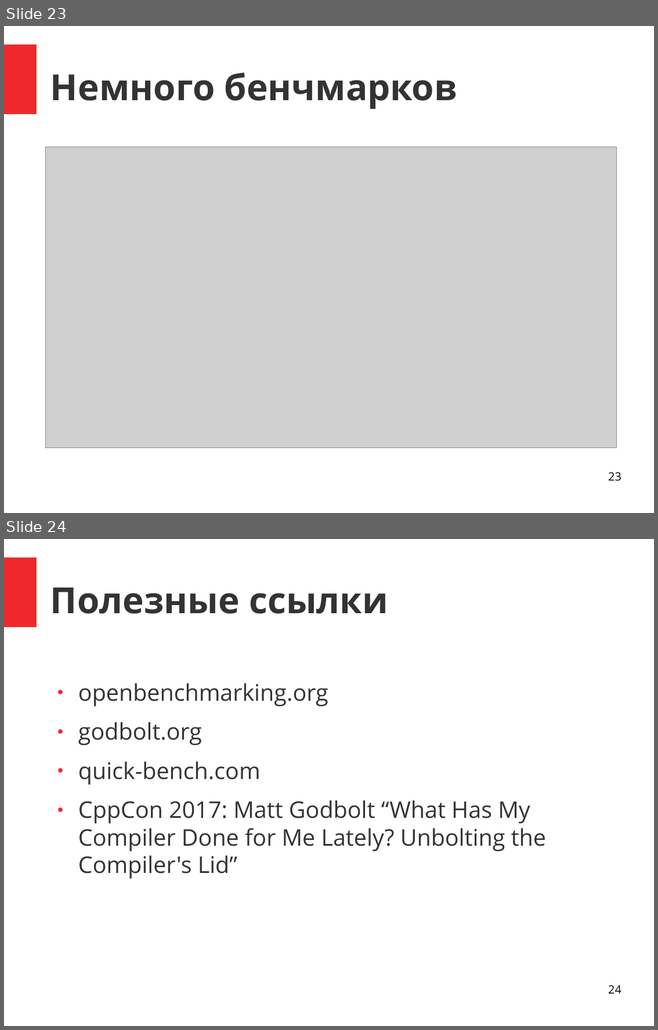
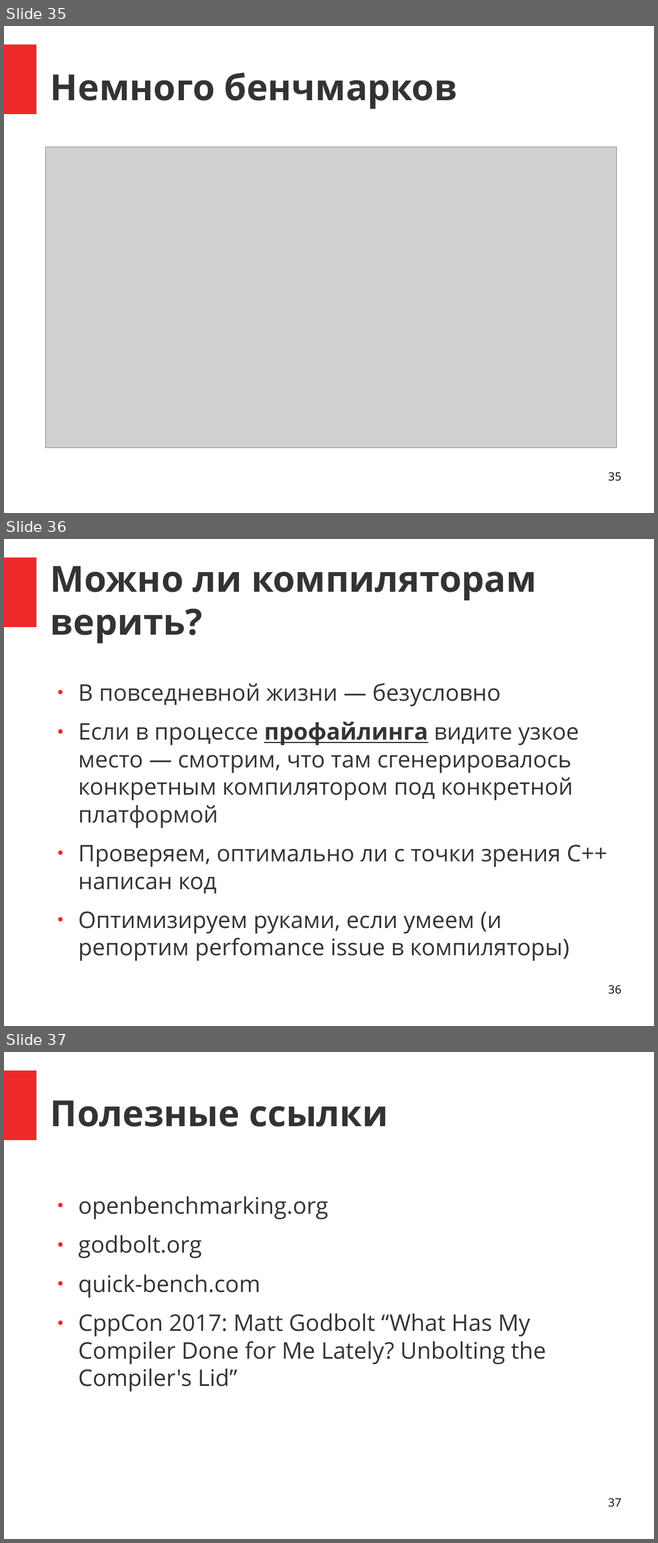
Before and after one commit to zamazan4ik/ConfsANDProps, a slide deck: Conferences/CppNizhniyNovg2017/Compiler benchmark.odp. Shown one above the other, each under a label of ours: slides 23 and 24 before the commit, slides 35, 36 and 37 after it. The pictures are 658x1030 and 658x1543 pixels, drawn with LibreOffice and Linux fonts; fonts in the diff are those of the drawing; grey boxes stand for pictures. Boxes give left, top, right and bottom in pixels: in the first picture for what was removed or moved away, otherwise in the second. Text is boxed around its words. In the diff, an @@ line names an element or a change of style, - is before the commit and + after.

```diff
--- a/Conferences/CppNizhniyNovg2017/Compiler benchmark.odp
+++ b/Conferences/CppNizhniyNovg2017/Compiler benchmark.odp
@@ slide 36 added at [4, 539, 654, 1026], background #FFFFFF; not listed: 1 template element that a slide beside it also shows @@
@@ title added at [50, 566, 536, 643], 44 pt, text #333333, bold @@
+Можно ли компиляторам верить?
@@ text added at [78, 683, 607, 961], 28 pt, text #333333 @@
+● В повседневной жизни — безусловно
+● Если в процессе профайлинга видите узкое место — смотрим, что там сгенерировалось конкретным компилятором под конкретной платформой
+● Проверяем, оптимально ли с точки зрения С++ написан код
+● Оптимизируем руками, если умеем (и репортим perfomance issue в компиляторы)
@@ page number added at [608, 985, 621, 994], 14 pt, text #000000 @@
+36
@@ what was slide 23 is now slide 35 @@
@@ page number at [608, 472, 621, 481]: text changed @@
-23
+35
@@ what was slide 24 is now slide 37 @@
@@ page number at [608, 1498, 621, 1507]: text changed @@
-24
+37
```
Also in this commit, not shown: 4 slides changed, 19 other slides added, 6 slides removed, 1 other file.
